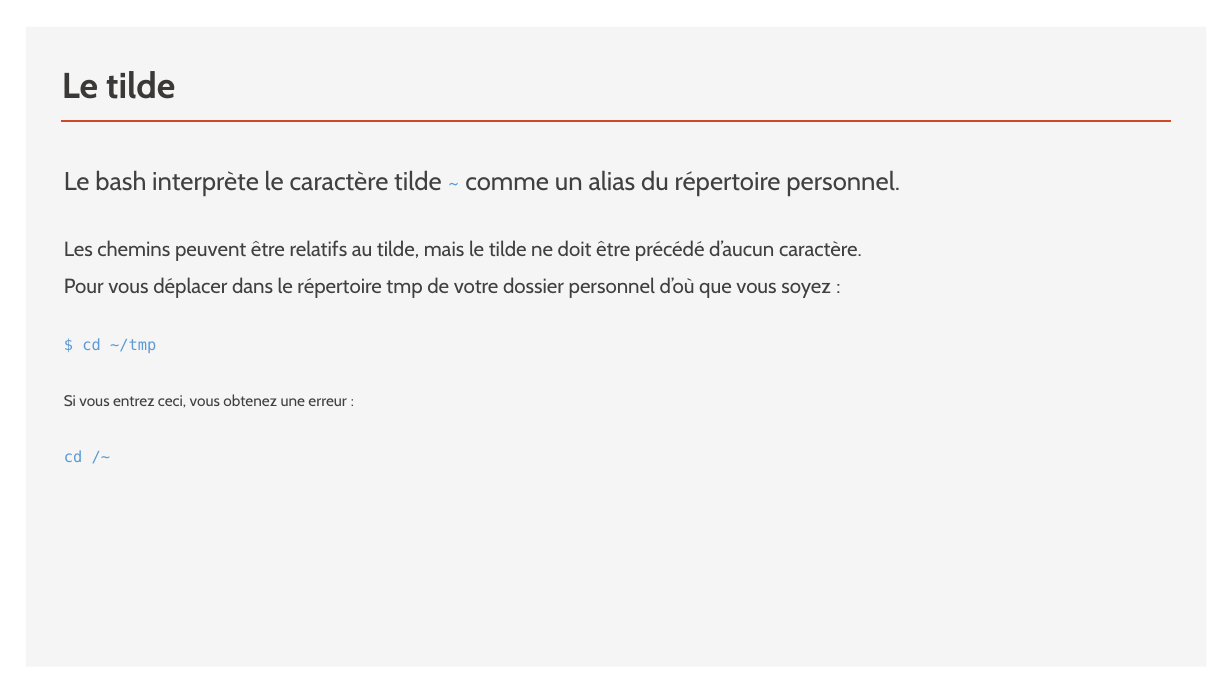
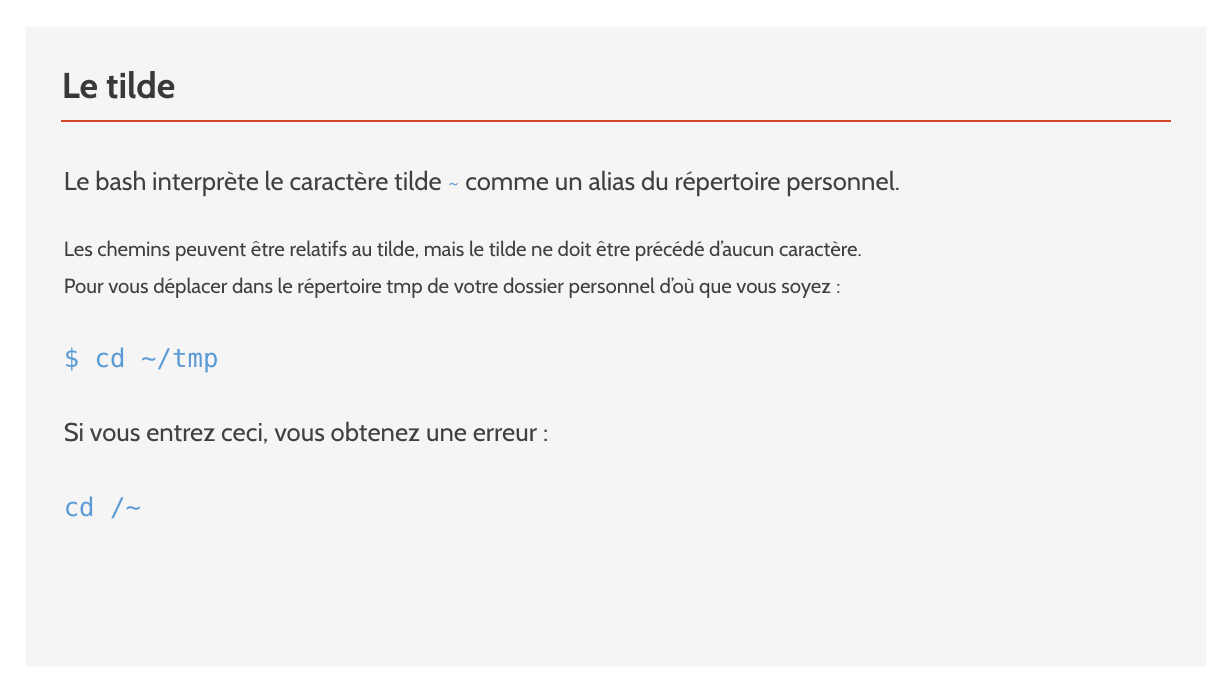
Before and after one commit to simonquillaud/420-W44-SF-v2, a slide deck: slide 10 of Module04_AdminSysLinux/Cours5DroitsAcces.pptx. Drawn at 1232x693 pixels with LibreOffice and Linux fonts; fonts in the diff are those of the drawing. Boxes give left, top, right and bottom in pixels: in the first picture for what was removed or moved away, otherwise in the second. Text is boxed around its words. In the diff, an @@ line names an element or a change of style, - is before the commit and + after.

```diff
--- a/Module04_AdminSysLinux/Cours5DroitsAcces.pptx
+++ b/Module04_AdminSysLinux/Cours5DroitsAcces.pptx
@@ text at (64,347,537,517): size 12 to 20 pt in "$ cd ~/tmp", "Si vous entrez ceci, vous obtenez une ...", "cd /~" @@
```
Also in this commit, not shown: 2 other slides changed, 4 other files.
